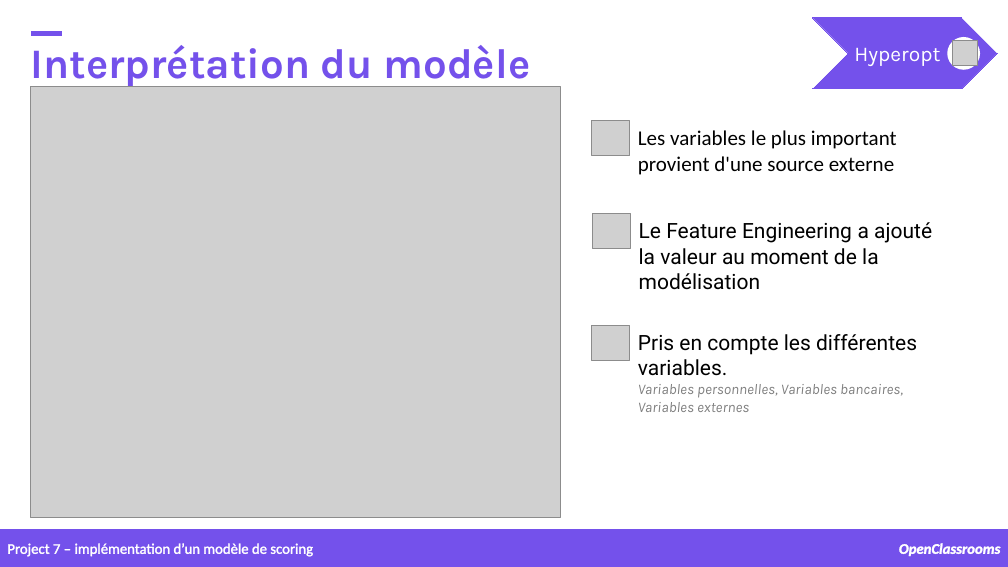
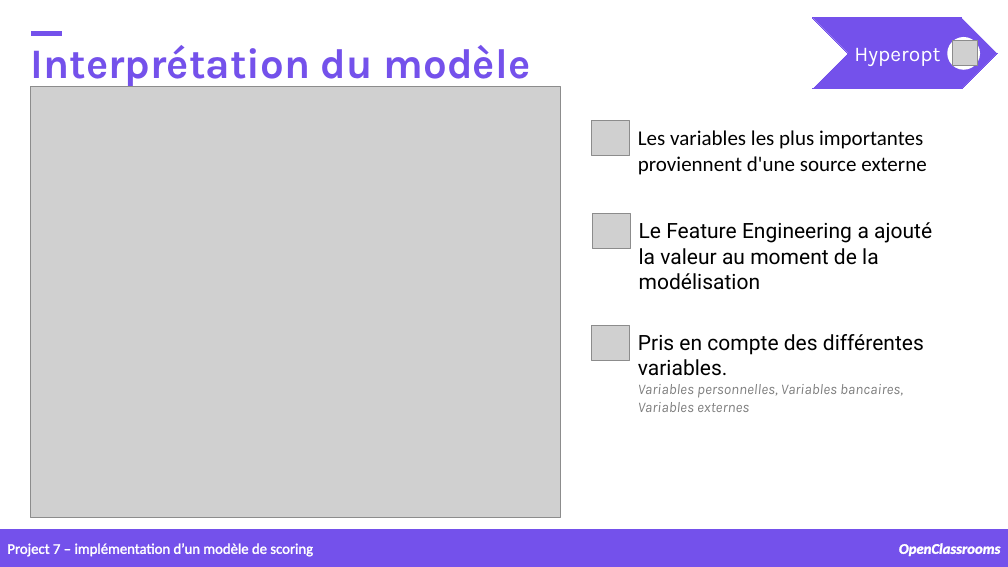
Before and after one commit to samirhinojosa/OC-P7-IMPLEMENT-A-SCORING-MODEL, a slide deck: slide 19 of supports/P7_presentation_final.pptx. Drawn at 1008x567 pixels with LibreOffice and Linux fonts; fonts in the diff are those of the drawing; grey boxes stand for pictures; background and template pictures are left out. Boxes give left, top, right and bottom in pixels: in the first picture for what was removed or moved away, otherwise in the second. Text is boxed around its words. In the diff, an @@ line names an element or a change of style, - is before the commit and + after.

Commit message:
presentation

```diff
--- a/supports/P7_presentation_final.pptx
+++ b/supports/P7_presentation_final.pptx
@@ text at [638, 130, 926, 175]: text changed @@
-Les variables le plus important provient d'une source externe
+Les variables les plus importantes proviennent d'une source externe
@@ text at [638, 334, 924, 412]: text changed @@
-Pris en compte les différentes variables.
-Variables personnelles, Variables bancaires, Variables externes
+Pris en compte des différentes variables.
+Variables personnelles, Variables bancaires, Variables externes
```
Also in this commit, not shown: 4 other slides changed.
